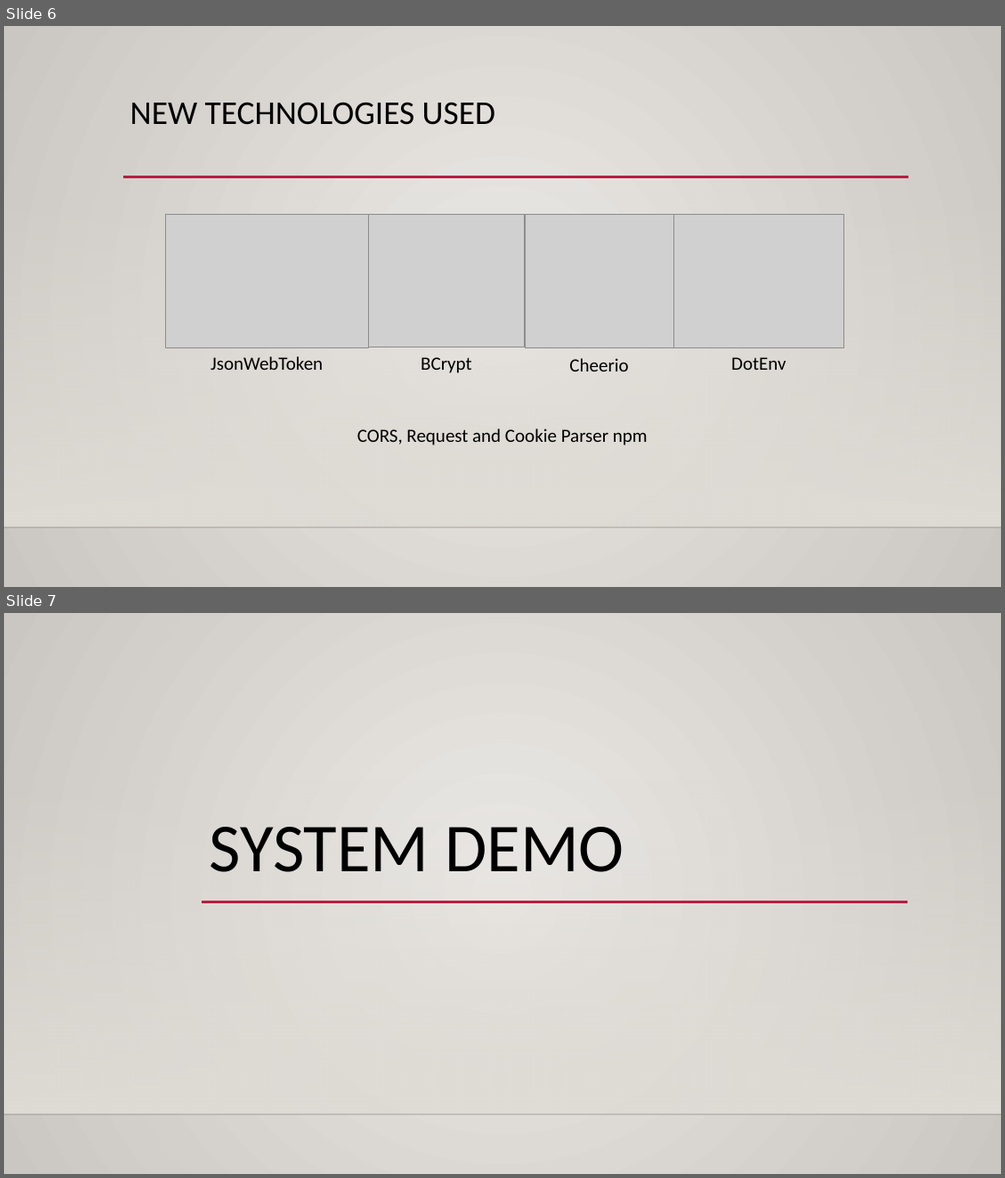
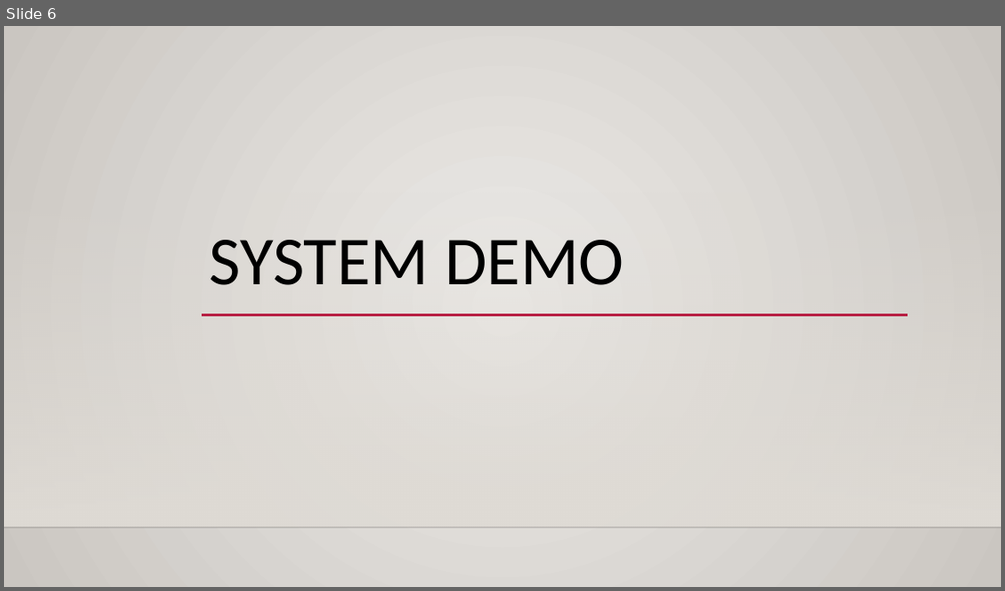
Before and after one commit to MR-Stan/Look-Out, a slide deck: Project2_Presentation_Material.pptx. Shown one above the other, each under a label of ours: slides 6 and 7 before the commit, slide 6 after it. The pictures are 1005x1178 and 1005x591 pixels, drawn with LibreOffice and Linux fonts; fonts in the diff are those of the drawing; grey boxes stand for pictures; background and template pictures are left out. Boxes give left, top, right and bottom in pixels: in the first picture for what was removed or moved away, otherwise in the second. Text is boxed around its words. In the diff, an @@ line names an element or a change of style, - is before the commit and + after.

```diff
--- a/Project2_Presentation_Material.pptx
+++ b/Project2_Presentation_Material.pptx
@@ slide 6 removed at box(4, 26, 1001, 587), background gradient #ECEAE7 to #CAC7C1; not listed: 2 template elements that a slide beside it also shows @@
@@ title removed at box(130, 102, 495, 125) @@
-NEW TECHNOLOGIES USED
@@ line removed from (123, 177) to (909, 177) @@
@@ picture removed at box(165, 215, 368, 347) @@
@@ picture removed at box(368, 214, 525, 346) @@
@@ picture removed at box(525, 215, 673, 347) @@
@@ picture removed at box(674, 215, 844, 347) @@
@@ text removed at box(210, 356, 323, 370) @@
-JsonWebToken
@@ text removed at box(421, 357, 471, 373) @@
-BCrypt
@@ text removed at box(569, 358, 628, 371) @@
-Cheerio
@@ text removed at box(731, 357, 785, 370) @@
-DotEnv
@@ text removed at box(357, 428, 647, 445) @@
-CORS, Request and Cookie Parser npm
@@ what was slide 7 is now slide 6 @@
```
Also in this commit, not shown: 4 slides changed, 1 slide added, 1 other slide removed, 11 other files.
